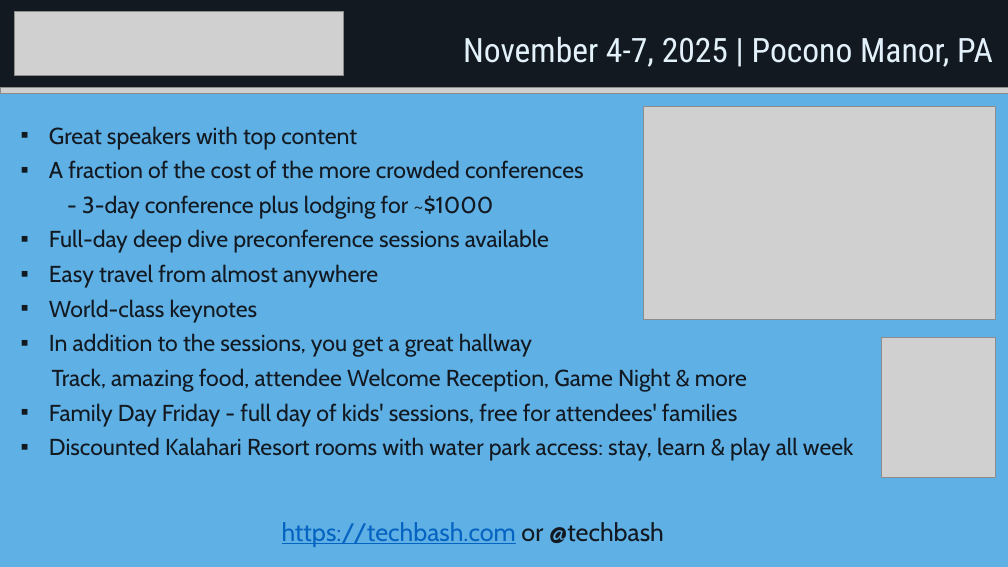
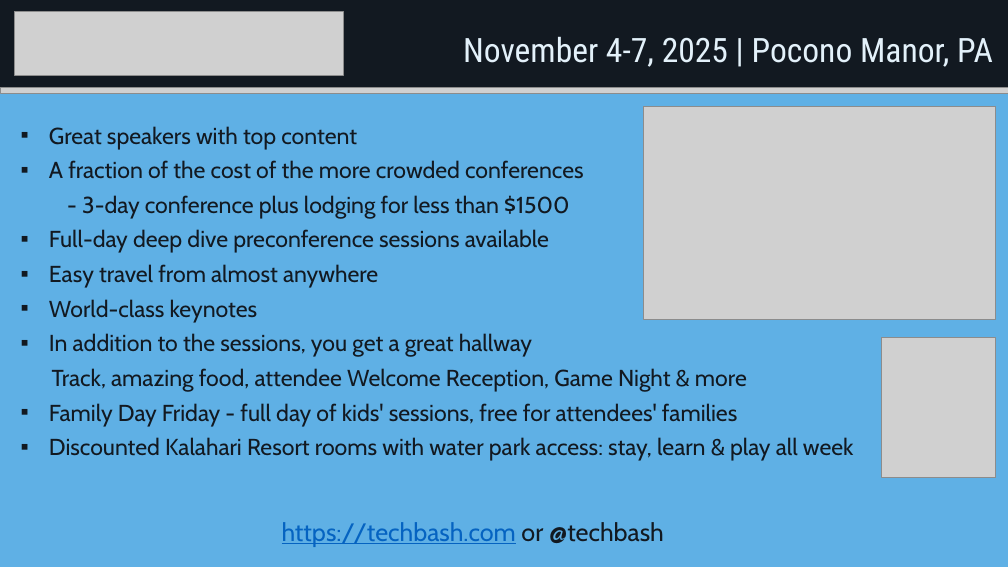
Before and after one commit to TechBash/Marketing, a slide deck: slide 1 of 2025/Slides/Techbash 2025 - Dark Slide.pptx. Drawn at 1008x567 pixels with LibreOffice and Linux fonts; fonts in the diff are those of the drawing; grey boxes stand for pictures. Boxes give left, top, right and bottom in pixels: in the first picture for what was removed or moved away, otherwise in the second. Text is boxed around its words. In the diff, an @@ line names an element or a change of style, - is before the commit and + after.

```diff
--- a/2025/Slides/Techbash 2025 - Dark Slide.pptx
+++ b/2025/Slides/Techbash 2025 - Dark Slide.pptx
@@ text at (82,195,569,219): text changed @@
-- 3-day conference plus lodging for ~$1000
+- 3-day conference plus lodging for less than $1500
```
Also in this commit, not shown: 1 other file.
